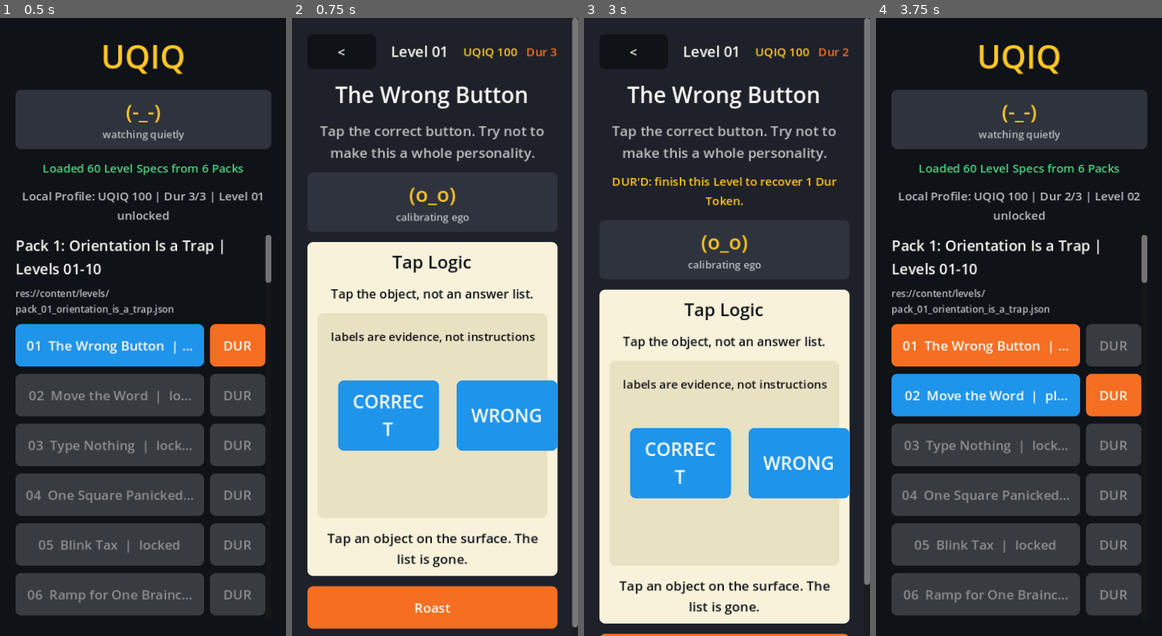
Above: before the commit, frames 1-4 (left to right).
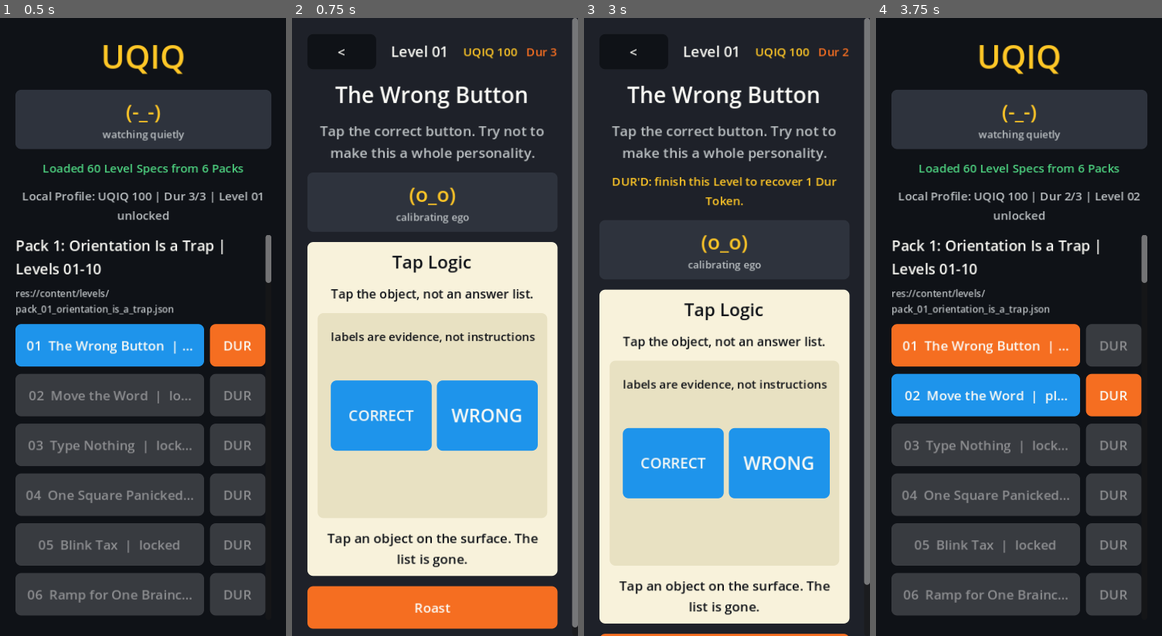
Above: after the commit, the same moments.

Repository: scwlkr/UQIQ
Game: Godot game, scene res://scenes/Main.tscn
Two runs of this game, one before a commit and one after it. Both use one fixed random seed, a clock stepped at 60 frames per second and the inputs below.
Inputs:
- Up to frame 1 (0.5 s): no input
- Up to frame 2 (0.75 s): click "01 The Wrong Button | playable" at 0.5 s
- Up to frame 3 (3 s): click "<" at 1.25 s; click "DUR" at 2 s; click "01 The Wrong Button | DUR'D -…" at 2.75 s
- Up to frame 4 (3.75 s): click "<" at 3.5 s

Frame 1 is identical in both runs. In frame 2, 3.1% of the frame differs, in the area x 13-93%, y 58-71%; in frame 3, 3.1%; in frame 4, nothing differs.

Commit message:
Fix pack one phone UI hitboxes

Diff:
--- a/scripts/main.gd
+++ b/scripts/main.gd
@@ -56,6 +56,9 @@
 var _last_transition_name := ""
 var _feedback_label: Label
 var _text_input: LineEdit
+var _text_keyboard_request_count := 0
+var _last_text_keyboard_rect := Rect2()
+var _last_text_focus_event_was_touch := false
 var _direct_text_answer_label: Label
 var _last_direct_text_tile_id := ""
 var _selected_drag_id := ""
@@ -386,6 +389,9 @@
 	_last_score_result = {}
 	_level_list_notice = ""
 	_text_input = null
+	_text_keyboard_request_count = 0
+	_last_text_keyboard_rect = Rect2()
+	_last_text_focus_event_was_touch = false
 	_direct_text_answer_label = null
 	_last_direct_text_tile_id = ""
 	_last_direct_tap_target_id = ""
@@ -993,6 +999,7 @@
 	surface.custom_minimum_size = Vector2(0, 280)
 	surface.size_flags_horizontal = Control.SIZE_EXPAND_FILL
 	surface.add_theme_stylebox_override("panel", _flat_box(Color(0.91, 0.88, 0.76), 8))
+	surface.resized.connect(Callable(self, "_layout_direct_tap_targets").bind(surface))
 	stage_box.add_child(surface)
 
 	var hint := _new_label("labels are evidence, not instructions", 16, COLOR_INK)
@@ -1009,6 +1016,7 @@
 				continue
 
 			surface.add_child(_make_direct_tap_target(target, index))
+	call_deferred("_layout_direct_tap_targets", surface)
 
 	_add_feedback(stage_box, "Tap an object on the surface. The list is gone.")
 
@@ -1065,7 +1073,12 @@
 	_text_input.custom_minimum_size = Vector2(0, 56)
 	_text_input.size_flags_horizontal = Control.SIZE_EXPAND_FILL
 	_text_input.alignment = HORIZONTAL_ALIGNMENT_CENTER
+	_text_input.virtual_keyboard_enabled = true
+	_text_input.virtual_keyboard_show_on_focus = true
+	_text_input.virtual_keyboard_type = LineEdit.KEYBOARD_TYPE_DEFAULT
 	_text_input.add_theme_font_size_override("font_size", 22)
+	_text_input.focus_entered.connect(Callable(self, "_show_text_input_keyboard"))
+	_text_input.gui_input.connect(Callable(self, "_handle_text_input_focus_event"))
 	_text_input.text_submitted.connect(Callable(self, "_handle_text_submitted"))
 	stage_box.add_child(_text_input)
 
@@ -1417,6 +1430,7 @@
 
 func _make_direct_tap_target(target: Dictionary, index: int) -> PanelContainer:
 	var target_id := str(target.get("id", "target"))
+	var label_text := str(target.get("label", "Tap"))
 	var pad := PanelContainer.new()
 	pad.name = "tap_scene_target_%s" % target_id
 	pad.custom_minimum_size = _vector2_from_array(target.get("scene_size", []), Vector2(138, 96))
@@ -1424,14 +1438,48 @@
 	pad.position = _vector2_from_array(target.get("scene_position", []), Vector2(28 + (index * 162), 92))
 	pad.mouse_filter = Control.MOUSE_FILTER_STOP
 	pad.set_meta("target_id", target_id)
+	pad.set_meta("scene_position", pad.position)
 	pad.add_theme_stylebox_override("panel", _flat_box(COLOR_BLUE, 8))
 	pad.gui_input.connect(Callable(self, "_handle_direct_tap_scene_input").bind(target_id, pad))
 
-	var label := _new_label(str(target.get("label", "Tap")), 25, COLOR_TEXT)
+	var label := _new_label(label_text, _direct_tap_target_font_size(label_text), COLOR_TEXT)
 	label.vertical_alignment = VERTICAL_ALIGNMENT_CENTER
+	label.autowrap_mode = TextServer.AUTOWRAP_OFF
+	label.text_overrun_behavior = TextServer.OVERRUN_TRIM_ELLIPSIS
 	label.mouse_filter = Control.MOUSE_FILTER_IGNORE
 	pad.add_child(label)
 	return pad
+
+
+func _direct_tap_target_font_size(text: String) -> int:
+	if text.length() >= 7:
+		return 20
+	return 25
+
+
+func _layout_direct_tap_targets(surface: Control) -> void:
+	if surface == null or not is_instance_valid(surface):
+		return
+
+	var pads: Array[Control] = []
+	for child in surface.get_children():
+		if child is Control and str(child.name).begins_with("tap_scene_target_"):
+			pads.append(child as Control)
+	if pads.size() != 2:
+		return
+	if surface.size.x <= 0.0:
+		return
+
+	var side_padding := 18.0
+	var gap := 12.0
+	var target_width := clampf((surface.size.x - (side_padding * 2.0) - gap) / 2.0, 120.0, 156.0)
+	for index in range(pads.size()):
+		var pad := pads[index]
+		var original_position: Vector2 = pad.get_meta("scene_position", Vector2(0, 92))
+		pad.size = Vector2(target_width, maxf(pad.size.y, 96.0))
+		pad.custom_minimum_size = pad.size
+		var x := side_padding if index == 0 else surface.size.x - side_padding - target_width
+		pad.position = Vector2(x, original_position.y)
 
 
 func _make_text_tile(tile_data: Dictionary, index: int) -> PanelContainer:
@@ -1527,6 +1575,45 @@
 		pad.add_theme_stylebox_override("panel", _flat_box(COLOR_YELLOW, 8))
 	_handle_tap_target(target_id)
 	_mark_input_handled()
+
+
+func _handle_text_input_focus_event(event: InputEvent) -> void:
+	if not _is_primary_press(event):
+		return
+
+	_last_text_focus_event_was_touch = event is InputEventScreenTouch
+	_focus_text_input()
+
+
+func _focus_text_input() -> void:
+	if _text_input == null or not is_instance_valid(_text_input):
+		return
+
+	_text_input.grab_focus()
+	_text_input.edit()
+	call_deferred("_show_text_input_keyboard")
+
+
+func _show_text_input_keyboard() -> void:
+	if _text_input == null or not is_instance_valid(_text_input):
+		return
+	if not _text_input.has_focus():
+		return
+
+	_text_keyboard_request_count += 1
+	_last_text_keyboard_rect = _text_input.get_global_rect()
+	if not DisplayServer.has_feature(DisplayServer.FEATURE_VIRTUAL_KEYBOARD):
+		return
+
+	var cursor := _text_input.caret_column
+	DisplayServer.virtual_keyboard_show(
+		_text_input.text,
+		_last_text_keyboard_rect,
+		DisplayServer.KEYBOARD_TYPE_DEFAULT,
+		_text_input.max_length,
+		cursor,
+		cursor
+	)
 
 
 func _handle_direct_text_tile_input(event: InputEvent, tile_id: String, answer: String, tile: Control) -> void:
--- /dev/null
+++ b/scripts/verify_issue_55_phone_ui_hitboxes.gd
@@ -0,0 +1,199 @@
+extends SceneTree
+
+const LevelLoaderScript := preload("res://scripts/level_loader.gd")
+const LocalProfileScript := preload("res://scripts/local_profile.gd")
+const MainScene := preload("res://scenes/Main.tscn")
+const TEST_SAVE_PATH := "user://issue_55_phone_ui_hitboxes_profile.json"
+
+var _loader := LevelLoaderScript.new()
+var _pack_set := {}
+var _main: Control
+var _profile: RefCounted
+var _failed := false
+
+
+func _initialize() -> void:
+	_remove_test_save()
+	_pack_set = _loader.load_default_packs()
+	_require(not _pack_set.is_empty(), _loader.last_error)
+	if _failed:
+		return
+
+	_boot_main_scene()
+	if _failed:
+		return
+	await process_frame
+
+	await _verify_level_01_direct_tap_labels_fit()
+	if _failed:
+		return
+
+	await _verify_level_09_text_focus_and_completion()
+	if _failed:
+		return
+
+	_verify_notched_phone_safe_margins()
+	if _failed:
+		return
+
+	print("Issue #55 phone UI verification passed: Level 01 direct tap labels fit without word-splitting, Level 09 touch focus requests the virtual keyboard and completes with portrait, and notched-phone margins remain applied.")
+	_cleanup()
+	quit(0)
+
+
+func _boot_main_scene() -> void:
+	_main = MainScene.instantiate() as Control
+	_require(_main != null, "Main scene could not be instantiated.")
+	_profile = LocalProfileScript.new(TEST_SAVE_PATH)
+	_main.set("_profile", _profile)
+	root.add_child(_main)
+	_main.call("_setup_feedback")
+	_require(_profile.last_error.is_empty(), _profile.last_error)
+
+
+func _verify_level_01_direct_tap_labels_fit() -> void:
+	_main.call("_show_play_screen", _level_by_number(1))
+	await process_frame
+
+	var surface := _node_named(_main, "tap_scene_surface") as Control
+	var correct_pad := _node_named(_main, "tap_scene_target_correct_button") as Control
+	var wrong_pad := _node_named(_main, "tap_scene_target_wrong_button") as Control
+	_require(surface != null, "Level 01 should render the direct tap surface.")
+	_require(correct_pad != null, "Level 01 should render the CORRECT direct target.")
+	_require(wrong_pad != null, "Level 01 should render the WRONG direct target.")
+	if _failed:
+		return
+
+	_require(_control_fits_inside(correct_pad, surface), "CORRECT direct target should remain inside the phone play surface.")
+	_require(_control_fits_inside(wrong_pad, surface), "WRONG direct target should remain inside the phone play surface.")
+	_require(_target_label_fits_single_line(correct_pad, "CORRECT"), "CORRECT target label should fit as one readable line.")
+	_require(_target_label_fits_single_line(wrong_pad, "WRONG"), "WRONG target label should fit as one readable line.")
+
+
+func _verify_level_09_text_focus_and_completion() -> void:
+	var level := _level_by_number(9)
+	var level_id := str(level.get("id", ""))
+	_main.call("_show_play_screen", level)
+	await process_frame
+
+	var text_input := _main.get("_text_input") as LineEdit
+	_require(text_input != null, "Level 09 should render a single-line text input.")
+	if _failed:
+		return
+
+	_require(text_input.virtual_keyboard_enabled, "Level 09 text input should have virtual keyboard enabled.")
+	_require(text_input.virtual_keyboard_show_on_focus, "Level 09 text input should show the virtual keyboard on focus.")
+
+	_main.call("_handle_text_input_focus_event", _screen_touch_event(true))
+	await process_frame
+	_require(text_input.has_focus(), "Normal touch on Level 09 text input should focus the field.")
+	_require(text_input.is_editing(), "Normal touch on Level 09 text input should enter edit mode.")
+	_require(bool(_main.get("_last_text_focus_event_was_touch")), "Level 09 focus path should record touch input.")
+	_require(int(_main.get("_text_keyboard_request_count")) > 0, "Level 09 touch focus should request the virtual keyboard.")
+	var keyboard_rect: Rect2 = _main.get("_last_text_keyboard_rect")
+	_require(keyboard_rect.size.x > 0.0 and keyboard_rect.size.y > 0.0, "Level 09 keyboard request should include the text field screen rect.")
+
+	text_input.text = "portrait"
+	_main.call("_handle_text_submit")
+	_require(_profile.is_level_completed(level_id), "Level 09 should still complete with portrait.")
+	_require(_screen_has_label_text("Score Roastcard"), "Level 09 completion should still route to Score Roastcard.")
+
+
+func _verify_notched_phone_safe_margins() -> void:
+	var margins: Dictionary = _main.call(
+		"_screen_margins_for_safe_area",
+		Rect2i(Vector2i(0, 135), Vector2i(1290, 2659)),
+		Vector2i(1290, 2796),
+		Vector2(390, 844)
+	)
+	_require(int(margins.get("top", 0)) > 22, "Notched phone top margin should include safe-area inset.")
+	_require(int(margins.get("bottom", 0)) > 22, "Notched phone bottom margin should include safe-area inset.")
+
+
+func _target_label_fits_single_line(target: Control, expected_text: String) -> bool:
+	var label := _first_label(target)
+	if label == null:
+		return false
+	if label.text != expected_text:
+		return false
+	if label.autowrap_mode != TextServer.AUTOWRAP_OFF:
+		return false
+
+	var font := label.get_theme_font("font")
+	var font_size := label.get_theme_font_size("font_size")
+	var text_width := font.get_string_size(label.text, HORIZONTAL_ALIGNMENT_CENTER, -1, font_size).x
+	var content_width := maxf(target.size.x - 28.0, 0.0)
+	return text_width <= content_width
+
+
+func _control_fits_inside(control: Control, parent: Control) -> bool:
+	var rect := Rect2(control.position, control.size)
+	var parent_rect := Rect2(Vector2.ZERO, parent.size)
+	return parent_rect.encloses(rect)
+
+
+func _first_label(node: Node) -> Label:
+	if node is Label:
+		return node as Label
+	for child in node.get_children():
+		var match := _first_label(child)
+		if match != null:
+			return match
+	return null
+
+
+func _screen_touch_event(pressed: bool) -> InputEventScreenTouch:
+	var event := InputEventScreenTouch.new()
+	event.pressed = pressed
+	event.position = Vector2(16, 16)
+	return event
+
+
+func _level_by_number(level_number: int) -> Dictionary:
+	var level := _loader.find_level_by_number(_pack_set, level_number)
+	_require(not level.is_empty(), "Level %d should exist in default packs." % level_number)
+	return level
+
+
+func _node_named(node: Node, node_name: String) -> Node:
+	if node.name == node_name:
+		return node
+	for child in node.get_children():
+		var match := _node_named(child, node_name)
+		if match != null:
+			return match
+	return null
+
+
+func _screen_has_label_text(text: String) -> bool:
+	return _node_has_label_text(_main, text)
+
+
+func _node_has_label_text(node: Node, text: String) -> bool:
+	if node is Label and str(node.text).contains(text):
+		return true
+	for child in node.get_children():
+		if _node_has_label_text(child, text):
+			return true
+	return false
+
+
+func _require(condition: bool, message: String) -> void:
+	if condition:
+		return
+
+	push_error(message)
+	_failed = true
+	_cleanup()
+	quit(1)
+
+
+func _cleanup() -> void:
+	if _main != null:
+		_main.queue_free()
+	_remove_test_save()
+
+
+func _remove_test_save() -> void:
+	if FileAccess.file_exists(TEST_SAVE_PATH):
+		DirAccess.remove_absolute(ProjectSettings.globalize_path(TEST_SAVE_PATH))
Not shown, added: scripts/verify_issue_55_phone_ui_hitboxes.gd.uid
Not shown, changed: README.md
